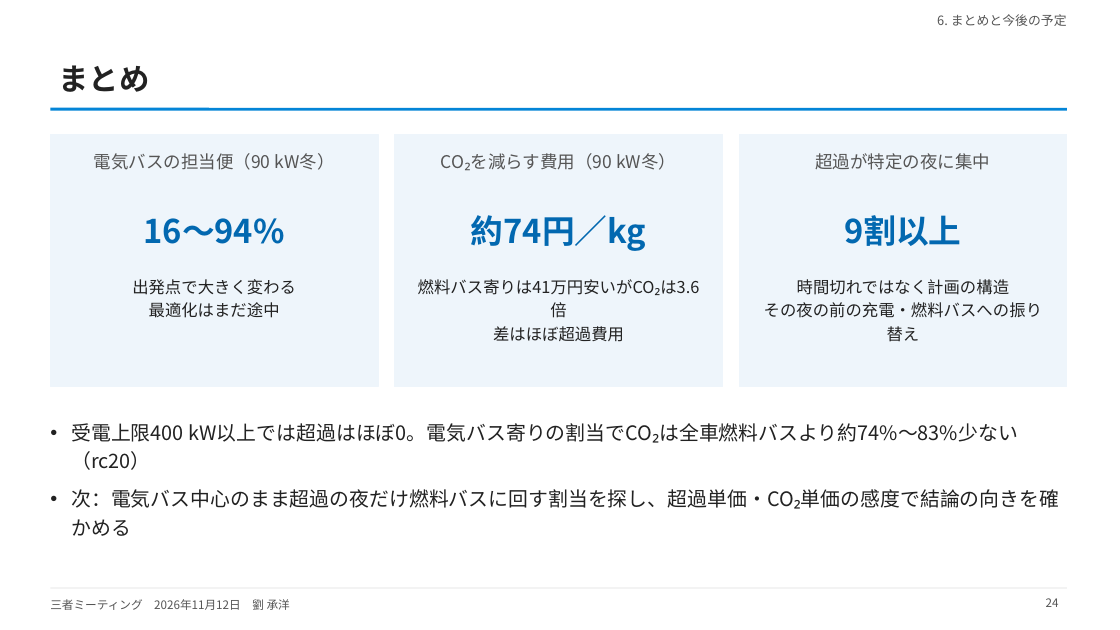
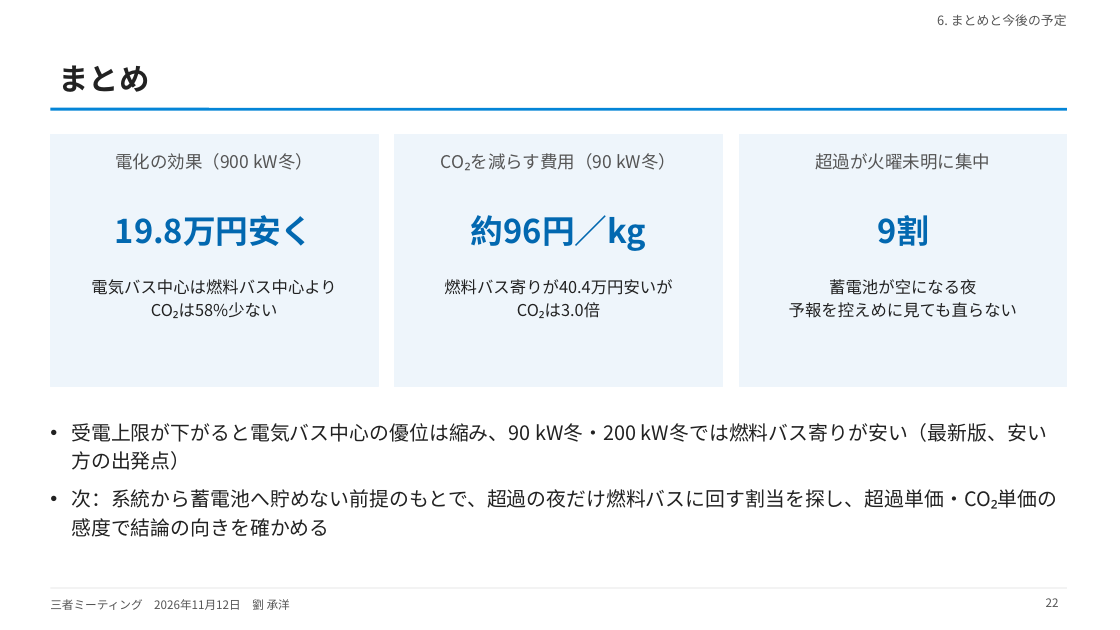
Before and after one commit to CYLIU2003/master-course, a slide deck: slide 22 of outcome/2026-11-12_three_party/three_party_20261112.pptx (slide 24 before the commit). Drawn at 1120x630 pixels with LibreOffice and Linux fonts; fonts in the diff are those of the drawing. Boxes give left, top, right and bottom in pixels: in the first picture for what was removed or moved away, otherwise in the second. Text is boxed around its words. In the diff, an @@ line names an element or a change of style, - is before the commit and + after.

```diff
--- a/outcome/2026-11-12_three_party/three_party_20261112.pptx
+++ b/outcome/2026-11-12_three_party/three_party_20261112.pptx
@@ text at bbox=[115, 153, 313, 170]: text changed @@
-電気バスの担当便（90 kW冬）
+電化の効果（900 kW冬）
@@ text at bbox=[815, 153, 990, 170]: text changed @@
-超過が特定の夜に集中
+超過が火曜未明に集中
@@ text at bbox=[115, 215, 314, 246]: text changed @@
-16〜94%
+19.8万円安く
@@ text at bbox=[471, 215, 646, 251]: text changed @@
-約74円／kg
+約96円／kg
@@ text at bbox=[877, 215, 929, 246]: text changed @@
-9割以上
+9割
@@ text at bbox=[91, 279, 336, 318]: text changed @@
-出発点で大きく変わる
-最適化はまだ途中
+電気バス中心は燃料バス中心より
+CO₂は58%少ない
@@ text at bbox=[444, 279, 672, 318]: text changed @@
-燃料バス寄りは41万円安いがCO₂は3.6倍
-差はほぼ超過費用
+燃料バス寄りが40.4万円安いが
+CO₂は3.0倍
@@ text at bbox=[789, 279, 1017, 318]: text changed @@
-時間切れではなく計画の構造
-その夜の前の充電・燃料バスへの振り替え
+蓄電池が空になる夜
+予報を控えめに見ても直らない
@@ text at bbox=[71, 423, 1057, 509]: text changed @@
-• 受電上限400 kW以上では超過はほぼ0。電気バス寄りの割当でCO₂は全車燃料バスより約74%〜83%少ない（rc20）
-• 次：電気バス中心のまま超過の夜だけ燃料バスに回す割当を探し、超過単価・CO₂単価の感度で結論の向きを確かめる
+• 受電上限が下がると電気バス中心の優位は縮み、90 kW冬・200 kW冬では燃料バス寄りが安い（最新版、安い方の出発点）
+• 次：系統から蓄電池へ貯めない前提のもとで、超過の夜だけ燃料バスに回す割当を探し、超過単価・CO₂単価の感度で結論の向きを確かめる
@@ page number at bbox=[1046, 598, 1059, 607]: text changed @@
-24
+22
```
Also in this commit, not shown: 20 other slides changed, 1 slide added, 6 other files.
